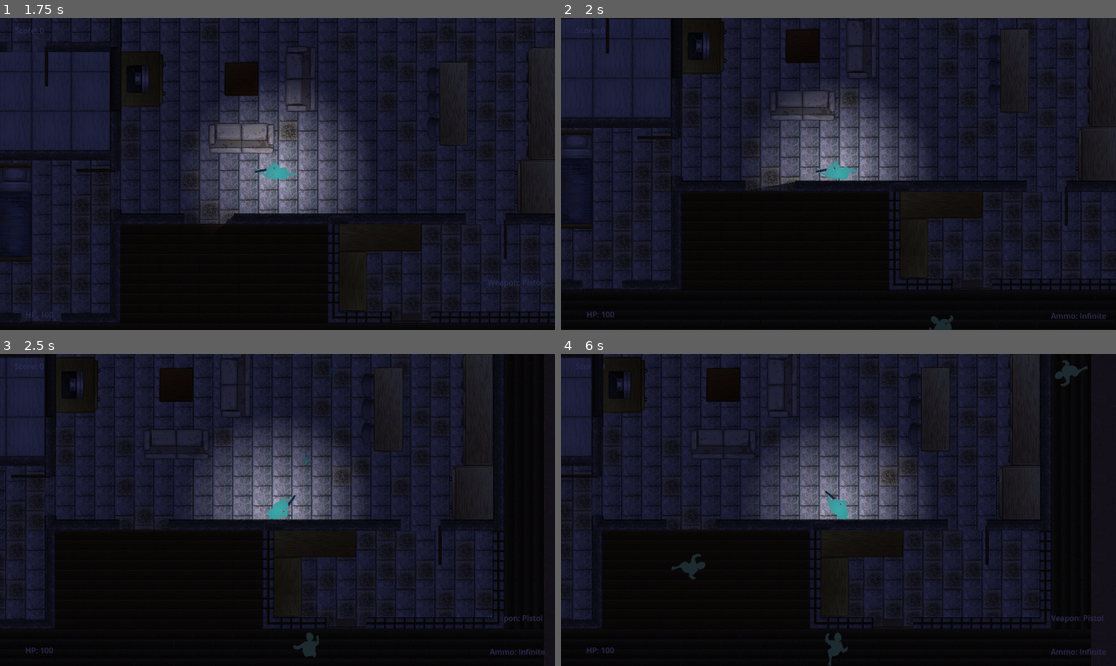
Above: before the commit, frames 1-4 (two rows, left to right).
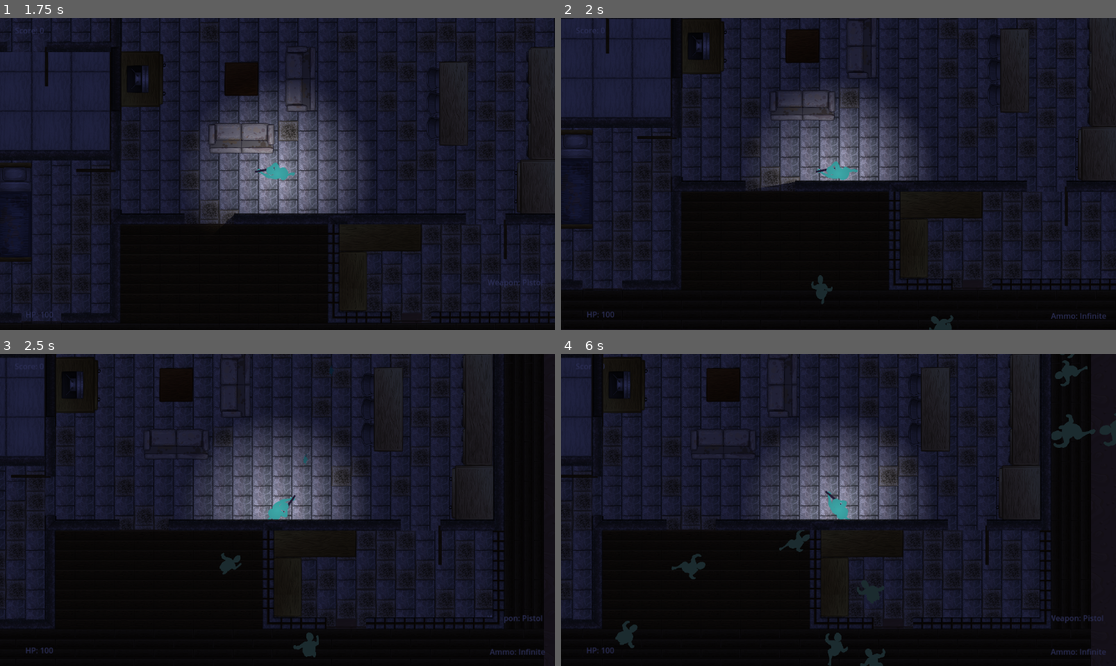
Above: after the commit, the same moments.

Repository: ajaparicio36/infection-invasion
Game: Godot game, scene res://scenes/world.tscn
Same seed, same stepped clock (60 frames per second), same inputs: the game is played once before the commit and once after it.
Inputs (mouse positions are in pixels of both pictures, inside the frame that each line leads up to):
- Up to frame 1 (1.75 s): move the mouse to (399, 158) at 0.52 s; hold D (right) 0.53-1.28 s; hold E (melee) 0.53-1.28 s; tap Enter at 1.25 s; move the mouse to (166, 189) at 1.27 s; hold S (down) from 1.28 s (still down); tap Shift (run) at 1.35 s
- Up to frame 2 (2 s): keep holding S (down)
- Up to frame 3 (2.5 s): move the mouse to (333, 441) at 2.02 s; release S (down) at 2.03 s; press the mouse at (333, 441) at 2.03 s; hold D (right) from 2.03 s (still down)
- Up to frame 4 (6 s): move the mouse to (810, 572) at 2.77 s; release D (right) at 2.78 s; release the mouse at (810, 572) at 2.78 s; hold W (up) 2.78-3.53 s; tap E (melee) at 2.85 s; move the mouse to (1005, 556) at 3.52 s; hold Shift (run) 3.53-4.28 s; hold A (left) 3.53-5.03 s; tap Space at 4.25 s; move the mouse to (672, 463) at 4.27 s; click (672, 463) at 4.35 s; move the mouse to (866, 510) at 5.02 s; hold S (down) 5.03-5.78 s; hold E (melee) 5.03-5.78 s; move the mouse to (755, 432) at 5.77 s; hold D (right) from 5.78 s (still down); tap Shift (run) at 5.85 s

Frame 1 is identical in both runs. In frame 2, 0.1% of the frame differs, in the area x 45-49%, y 82-92%; in frame 3, 0.1%; in frame 4, 0.9%, in the area x 9-100%, y 0-100%.

Commit message:
add zombie attack logic and animation

Diff:
--- a/scenes/enemy.tscn
+++ b/scenes/enemy.tscn
@@ -176,7 +176,7 @@
 }],
 "loop": true,
 "name": &"attack",
-"speed": 5.0
+"speed": 12.0
 }, {
 "frames": [{
 "duration": 1.0,
@@ -244,7 +244,7 @@
 position = Vector2(-33.3332, -16.6666)
 rotation = 1.56881
 sprite_frames = SubResource("SpriteFrames_5yyk1")
-animation = &"attack"
+animation = &"walking"
 
 [node name="Area2D" type="Area2D" parent="." groups=["enemy"]]
 
@@ -259,7 +259,7 @@
 [node name="ZombieDamageArea" type="Area2D" parent="."]
 
 [node name="CollisionShape2D" type="CollisionShape2D" parent="ZombieDamageArea"]
-position = Vector2(-4.16665, -12.4999)
+position = Vector2(-8.3333, -12.4999)
 shape = SubResource("CircleShape2D_wbvhb")
 
 [connection signal="area_entered" from="ZombieDamageArea" to="." method="_on_zombie_damage_area_area_entered"]
--- a/scenes/player.tscn
+++ b/scenes/player.tscn
@@ -285,7 +285,7 @@
 position = Vector2(-1, 3.8147e-06)
 scale = Vector2(0.193926, 0.16258)
 sprite_frames = SubResource("SpriteFrames_dqb30")
-animation = &"idle"
+animation = &"walking"
 
 [node name="Weapon" type="Node2D" parent="."]
 position = Vector2(5, -41)
--- a/scenes/zombie_brute.tscn
+++ b/scenes/zombie_brute.tscn
@@ -1,7 +1,76 @@
-[gd_scene load_steps=18 format=3 uid="uid://nl5rbakxvobu"]
+[gd_scene load_steps=37 format=3 uid="uid://nl5rbakxvobu"]
 
 [ext_resource type="Texture2D" uid="uid://bfhdni5qmgn8i" path="res://assets/zombie-walking.png" id="1_2vtvg"]
 [ext_resource type="Script" path="res://scripts/zombie_brute.gd" id="1_p3tjd"]
+[ext_resource type="Texture2D" uid="uid://beb5ctag88oxs" path="res://assets/zombie-attacking.png" id="2_l330r"]
+
+[sub_resource type="AtlasTexture" id="AtlasTexture_65fdr"]
+atlas = ExtResource("2_l330r")
+region = Rect2(0, 0, 313, 374)
+
+[sub_resource type="AtlasTexture" id="AtlasTexture_ir7x6"]
+atlas = ExtResource("2_l330r")
+region = Rect2(313, 0, 313, 374)
+
+[sub_resource type="AtlasTexture" id="AtlasTexture_ufp3k"]
+atlas = ExtResource("2_l330r")
+region = Rect2(626, 0, 313, 374)
+
+[sub_resource type="AtlasTexture" id="AtlasTexture_dtxgv"]
+atlas = ExtResource("2_l330r")
+region = Rect2(939, 0, 313, 374)
+
+[sub_resource type="AtlasTexture" id="AtlasTexture_1u11x"]
+atlas = ExtResource("2_l330r")
+region = Rect2(1252, 0, 313, 374)
+
+[sub_resource type="AtlasTexture" id="AtlasTexture_3cjhg"]
+atlas = ExtResource("2_l330r")
+region = Rect2(1565, 0, 313, 374)
+
+[sub_resource type="AtlasTexture" id="AtlasTexture_nuskn"]
+atlas = ExtResource("2_l330r")
+region = Rect2(1878, 0, 313, 374)
+
+[sub_resource type="AtlasTexture" id="AtlasTexture_ijuso"]
+atlas = ExtResource("2_l330r")
+region = Rect2(2191, 0, 313, 374)
+
+[sub_resource type="AtlasTexture" id="AtlasTexture_ej263"]
+atlas = ExtResource("2_l330r")
+region = Rect2(2504, 0, 313, 374)
+
+[sub_resource type="AtlasTexture" id="AtlasTexture_7kdvp"]
+atlas = ExtResource("2_l330r")
+region = Rect2(2817, 0, 313, 374)
+
+[sub_resource type="AtlasTexture" id="AtlasTexture_7dbl7"]
+atlas = ExtResource("2_l330r")
+region = Rect2(3130, 0, 313, 374)
+
+[sub_resource type="AtlasTexture" id="AtlasTexture_vwk74"]
+atlas = ExtResource("2_l330r")
+region = Rect2(3443, 0, 313, 374)
+
+[sub_resource type="AtlasTexture" id="AtlasTexture_eck7v"]
+atlas = ExtResource("2_l330r")
+region = Rect2(3756, 0, 313, 374)
+
+[sub_resource type="AtlasTexture" id="AtlasTexture_6xxua"]
+atlas = ExtResource("2_l330r")
+region = Rect2(4069, 0, 313, 374)
+
+[sub_resource type="AtlasTexture" id="AtlasTexture_awjwf"]
+atlas = ExtResource("2_l330r")
+region = Rect2(4382, 0, 313, 374)
+
+[sub_resource type="AtlasTexture" id="AtlasTexture_4q12i"]
+atlas = ExtResource("2_l330r")
+region = Rect2(4695, 0, 313, 374)
+
+[sub_resource type="AtlasTexture" id="AtlasTexture_rai1n"]
+atlas = ExtResource("2_l330r")
+region = Rect2(5008, 0, 313, 374)
 
 [sub_resource type="AtlasTexture" id="AtlasTexture_i0snd"]
 atlas = ExtResource("1_2vtvg")
@@ -53,6 +122,62 @@
 
 [sub_resource type="SpriteFrames" id="SpriteFrames_fxw7v"]
 animations = [{
+"frames": [{
+"duration": 1.0,
+"texture": SubResource("AtlasTexture_65fdr")
+}, {
+"duration": 1.0,
+"texture": SubResource("AtlasTexture_ir7x6")
+}, {
+"duration": 1.0,
+"texture": SubResource("AtlasTexture_ufp3k")
+}, {
+"duration": 1.0,
+"texture": SubResource("AtlasTexture_dtxgv")
+}, {
+"duration": 1.0,
+"texture": SubResource("AtlasTexture_1u11x")
+}, {
+"duration": 1.0,
+"texture": SubResource("AtlasTexture_3cjhg")
+}, {
+"duration": 1.0,
+"texture": SubResource("AtlasTexture_nuskn")
+}, {
+"duration": 1.0,
+"texture": SubResource("AtlasTexture_ijuso")
+}, {
+"duration": 1.0,
+"texture": SubResource("AtlasTexture_ej263")
+}, {
+"duration": 1.0,
+"texture": SubResource("AtlasTexture_7kdvp")
+}, {
+"duration": 1.0,
+"texture": SubResource("AtlasTexture_7dbl7")
+}, {
+"duration": 1.0,
+"texture": SubResource("AtlasTexture_vwk74")
+}, {
+"duration": 1.0,
+"texture": SubResource("AtlasTexture_eck7v")
+}, {
+"duration": 1.0,
+"texture": SubResource("AtlasTexture_6xxua")
+}, {
+"duration": 1.0,
+"texture": SubResource("AtlasTexture_awjwf")
+}, {
+"duration": 1.0,
+"texture": SubResource("AtlasTexture_4q12i")
+}, {
+"duration": 1.0,
+"texture": SubResource("AtlasTexture_rai1n")
+}],
+"loop": true,
+"name": &"attacking",
+"speed": 10.0
+}, {
 "frames": [{
 "duration": 1.0,
 "texture": SubResource("AtlasTexture_i0snd")
@@ -106,6 +231,9 @@
 [sub_resource type="CircleShape2D" id="CircleShape2D_bpnia"]
 radius = 141.912
 
+[sub_resource type="CircleShape2D" id="CircleShape2D_p6crw"]
+radius = 9.56628
+
 [node name="zombie_brute" type="CharacterBody2D"]
 rotation = 0.0337773
 scale = Vector2(0.318419, 0.318419)
@@ -126,3 +254,13 @@
 [node name="CollisionShape2D" type="CollisionShape2D" parent="."]
 position = Vector2(16.3934, 5.76262)
 shape = SubResource("CircleShape2D_bpnia")
+
+[node name="BruteDamageArea" type="Area2D" parent="."]
+position = Vector2(16.1179, 12.0246)
+scale = Vector2(17.8126, 17.8126)
+
+[node name="CollisionShape2D" type="CollisionShape2D" parent="BruteDamageArea"]
+scale = Vector2(1.01433, 1.01433)
+shape = SubResource("CircleShape2D_p6crw")
+
+[connection signal="area_entered" from="BruteDamageArea" to="." method="_on_brute_damage_area_area_entered"]
--- a/scenes/zombie_sprinter.tscn
+++ b/scenes/zombie_sprinter.tscn
@@ -1,7 +1,76 @@
-[gd_scene load_steps=18 format=3 uid="uid://c2n8uo3dmlyup"]
+[gd_scene load_steps=37 format=3 uid="uid://c2n8uo3dmlyup"]
 
 [ext_resource type="Texture2D" uid="uid://bfhdni5qmgn8i" path="res://assets/zombie-walking.png" id="1_a8v53"]
 [ext_resource type="Script" path="res://scripts/zombie_runner.gd" id="1_autq3"]
+[ext_resource type="Texture2D" uid="uid://beb5ctag88oxs" path="res://assets/zombie-attacking.png" id="2_wcvnk"]
+
+[sub_resource type="AtlasTexture" id="AtlasTexture_fr4h6"]
+atlas = ExtResource("2_wcvnk")
+region = Rect2(0, 0, 313, 374)
+
+[sub_resource type="AtlasTexture" id="AtlasTexture_2h0wm"]
+atlas = ExtResource("2_wcvnk")
+region = Rect2(313, 0, 313, 374)
+
+[sub_resource type="AtlasTexture" id="AtlasTexture_mvqhy"]
+atlas = ExtResource("2_wcvnk")
+region = Rect2(626, 0, 313, 374)
+
+[sub_resource type="AtlasTexture" id="AtlasTexture_jprrk"]
+atlas = ExtResource("2_wcvnk")
+region = Rect2(939, 0, 313, 374)
+
+[sub_resource type="AtlasTexture" id="AtlasTexture_2eogf"]
+atlas = ExtResource("2_wcvnk")
+region = Rect2(1252, 0, 313, 374)
+
+[sub_resource type="AtlasTexture" id="AtlasTexture_pi2xy"]
+atlas = ExtResource("2_wcvnk")
+region = Rect2(1565, 0, 313, 374)
+
+[sub_resource type="AtlasTexture" id="AtlasTexture_i5poq"]
+atlas = ExtResource("2_wcvnk")
+region = Rect2(1878, 0, 313, 374)
+
+[sub_resource type="AtlasTexture" id="AtlasTexture_iyrjg"]
+atlas = ExtResource("2_wcvnk")
+region = Rect2(2191, 0, 313, 374)
+
+[sub_resource type="AtlasTexture" id="AtlasTexture_jxkre"]
+atlas = ExtResource("2_wcvnk")
+region = Rect2(2504, 0, 313, 374)
+
+[sub_resource type="AtlasTexture" id="AtlasTexture_x3rhj"]
+atlas = ExtResource("2_wcvnk")
+region = Rect2(2817, 0, 313, 374)
+
+[sub_resource type="AtlasTexture" id="AtlasTexture_80nrx"]
+atlas = ExtResource("2_wcvnk")
+region = Rect2(3130, 0, 313, 374)
+
+[sub_resource type="AtlasTexture" id="AtlasTexture_a28bx"]
+atlas = ExtResource("2_wcvnk")
+region = Rect2(3443, 0, 313, 374)
+
+[sub_resource type="AtlasTexture" id="AtlasTexture_ne1e1"]
+atlas = ExtResource("2_wcvnk")
+region = Rect2(3756, 0, 313, 374)
+
+[sub_resource type="AtlasTexture" id="AtlasTexture_yc4eo"]
+atlas = ExtResource("2_wcvnk")
+region = Rect2(4069, 0, 313, 374)
+
+[sub_resource type="AtlasTexture" id="AtlasTexture_uie8b"]
+atlas = ExtResource("2_wcvnk")
+region = Rect2(4382, 0, 313, 374)
+
+[sub_resource type="AtlasTexture" id="AtlasTexture_vgitv"]
+atlas = ExtResource("2_wcvnk")
+region = Rect2(4695, 0, 313, 374)
+
+[sub_resource type="AtlasTexture" id="AtlasTexture_y3g2d"]
+atlas = ExtResource("2_wcvnk")
+region = Rect2(5008, 0, 313, 374)
 
 [sub_resource type="AtlasTexture" id="AtlasTexture_2ev1u"]
 atlas = ExtResource("1_a8v53")
@@ -53,6 +122,62 @@
 
 [sub_resource type="SpriteFrames" id="SpriteFrames_nd86i"]
 animations = [{
+"frames": [{
+"duration": 1.0,
+"texture": SubResource("AtlasTexture_fr4h6")
+}, {
+"duration": 1.0,
+"texture": SubResource("AtlasTexture_2h0wm")
+}, {
+"duration": 1.0,
+"texture": SubResource("AtlasTexture_mvqhy")
+}, {
+"duration": 1.0,
+"texture": SubResource("AtlasTexture_jprrk")
+}, {
+"duration": 1.0,
+"texture": SubResource("AtlasTexture_2eogf")
+}, {
+"duration": 1.0,
+"texture": SubResource("AtlasTexture_pi2xy")
+}, {
+"duration": 1.0,
+"texture": SubResource("AtlasTexture_i5poq")
+}, {
+"duration": 1.0,
+"texture": SubResource("AtlasTexture_iyrjg")
+}, {
+"duration": 1.0,
+"texture": SubResource("AtlasTexture_jxkre")
+}, {
+"duration": 1.0,
+"texture": SubResource("AtlasTexture_x3rhj")
+}, {
+"duration": 1.0,
+"texture": SubResource("AtlasTexture_80nrx")
+}, {
+"duration": 1.0,
+"texture": SubResource("AtlasTexture_a28bx")
+}, {
+"duration": 1.0,
+"texture": SubResource("AtlasTexture_ne1e1")
+}, {
+"duration": 1.0,
+"texture": SubResource("AtlasTexture_yc4eo")
+}, {
+"duration": 1.0,
+"texture": SubResource("AtlasTexture_uie8b")
+}, {
+"duration": 1.0,
+"texture": SubResource("AtlasTexture_vgitv")
+}, {
+"duration": 1.0,
+"texture": SubResource("AtlasTexture_y3g2d")
+}],
+"loop": true,
+"name": &"attacking",
+"speed": 5.0
+}, {
 "frames": [{
 "duration": 1.0,
 "texture": SubResource("AtlasTexture_2ev1u")
@@ -106,6 +231,9 @@
 [sub_resource type="CircleShape2D" id="CircleShape2D_v3405"]
 radius = 32.0156
 
+[sub_resource type="CircleShape2D" id="CircleShape2D_aqkvx"]
+radius = 38.0
+
 [node name="zombie_sprinter" type="CharacterBody2D"]
 scale = Vector2(1, 0.8)
 script = ExtResource("1_autq3")
@@ -114,7 +242,7 @@
 rotation = 1.57053
 scale = Vector2(0.24, 0.24)
 sprite_frames = SubResource("SpriteFrames_nd86i")
-animation = &"walking"
+animation = &"attacking"
 
 [node name="Area2D" type="Area2D" parent="." groups=["enemy"]]
 
@@ -125,3 +253,12 @@
 [node name="CollisionShape2D" type="CollisionShape2D" parent="."]
 position = Vector2(6, 0)
 shape = SubResource("CircleShape2D_v3405")
+
+[node name="SprinterDamageArea" type="Area2D" parent="."]
+scale = Vector2(1.04, 1.04)
+
+[node name="CollisionShape2D" type="CollisionShape2D" parent="SprinterDamageArea"]
+position = Vector2(6, 1.25)
+shape = SubResource("CircleShape2D_aqkvx")
+
+[connection signal="area_entered" from="SprinterDamageArea" to="." method="_on_sprinter_damage_area_area_entered"]
--- a/scripts/enemy.gd
+++ b/scripts/enemy.gd
@@ -15,6 +15,7 @@
 signal add_score(amount)
 
 func _ready():
+	is_dealing_damage = false
 	add_to_group("enemy")
 	enemy_id = get_instance_id()
 	print("Enemy " + str(enemy_id) + " spawned with " + str(hp) + " HP")
@@ -50,7 +51,7 @@
 	else:
 		print("Warning: Mismatched enemy ID. Expected " + str(enemy_id) + ", got " + str(hit_enemy_id))
 
-func _process(delta):
+func _process(_delta):
 	Globals.zombieDamageAmount = damage_to_deal
 	Globals.zombieDamageZone = $ZombieDamageArea
 
@@ -65,19 +66,21 @@
 			var direction = (player_pos - global_position).normalized()
 			velocity = direction * SPEED
 
-			if velocity != Vector2.ZERO:
+			if velocity != Vector2.ZERO and !is_dealing_damage:
 				animated_sprite.play("walking")
 			elif is_dealing_damage:
 				velocity = Vector2.ZERO
 				animated_sprite.play("attack")
+				await get_tree().create_timer(1.0).timeout
+				animated_sprite.play("walking")
+				velocity = direction * SPEED
 		move_and_slide()
 	else:
 		await get_tree().create_timer(2.0).timeout
 		animated_sprite.play("idle")
 
-
-
 func _on_zombie_damage_area_area_entered(area):
 	if area == Globals.playerHitbox:
 		is_dealing_damage = true
 		await get_tree().create_timer(1.0).timeout
+		is_dealing_damage = false
--- a/scripts/globals.gd
+++ b/scripts/globals.gd
@@ -9,3 +9,9 @@
 
 var zombieDamageZone: Area2D
 var zombieDamageAmount: int
+
+var bruteDamageZone: Area2D
+var bruteDamageAmount: int
+
+var sprinterDamageZone: Area2D
+var sprinterDamageAmount: int
--- a/scripts/player.gd
+++ b/scripts/player.gd
@@ -52,6 +52,9 @@
 		var hitbox = hitbox_areas.front()
 		if hitbox.get_parent() is zombie:
 			damage = Globals.zombieDamageAmount
+		elif hitbox.get_parent() is zombie_brute:
+			damage = Globals.bruteDamageAmount
+
 
 	if can_take_damage:
 		take_damage(damage)
--- a/scripts/world.gd
+++ b/scripts/world.gd
@@ -25,7 +25,7 @@
 
 	get_tree().connect("node_added", Callable(self, "_on_node_added"))
 
-	current_wave = 0
+	current_wave = 3
 	Globals.current_wave = current_wave
 	starting_nodes = get_child_count()
 	current_nodes = get_child_count()
--- a/scripts/zombie_brute.gd
+++ b/scripts/zombie_brute.gd
@@ -1,16 +1,21 @@
 extends CharacterBody2D
+
+class_name zombie_brute
 
 const SPEED = 60
 var hp = 150
 var enemy_id: int
 var can_attack = true
 var attack_timer = Timer.new()
+var damage_to_deal = 25
+var is_dealing_damage: bool
 @onready var animated_sprite = $AnimatedSprite2D
 
 signal get_damage(enemy_id: int, current_hp: int)
 signal add_score(amount)
 
 func _ready():
+	is_dealing_damage = false
 	add_child(attack_timer)
 	attack_timer.connect("timeout", Callable(self, "_on_attack_timer_timeout"))
 	attack_timer.set_one_shot(true)
@@ -43,19 +48,35 @@
 		print("Warning: Mismatched enemy ID. Expected " + str(enemy_id) + ", got " + str(hit_enemy_id))
 
 func _process(_delta):
-	if hp > 0:
+	Globals.bruteDamageAmount = damage_to_deal
+	Globals.bruteDamageZone = $BruteDamageArea
+
+	if hp > 0 and Globals.playerAlive:
 		look_at(Globals.player_pos)
 
 func _physics_process(_delta: float) -> void:
-	if hp > 0:
-		rotate(PI/2)
-		var player_pos = Globals.player_pos
-		var direction = (player_pos - global_position).normalized()
-		velocity = direction * SPEED
+	if Globals.playerAlive:
+		if hp > 0:
+			rotate(PI/2)
+			var player_pos = Globals.player_pos
+			var direction = (player_pos - global_position).normalized()
+			velocity = direction * SPEED
 
-		if velocity != Vector2.ZERO:
-			animated_sprite.play("walking")
-		else:
-			animated_sprite.play("idle")
+			if velocity != Vector2.ZERO and !is_dealing_damage:
+				animated_sprite.play("walking")
+			elif is_dealing_damage:
+				velocity = Vector2.ZERO
+				animated_sprite.play("attacking")
+				await get_tree().create_timer(1.0).timeout
+				animated_sprite.play("walking")
+				velocity = direction * SPEED
+		move_and_slide()
+	else:
+		await get_tree().create_timer(2.0).timeout
+		animated_sprite.play("idle")
 
-		move_and_slide()
+func _on_brute_damage_area_area_entered(area):
+	if area == Globals.playerHitbox:
+		is_dealing_damage = true
+		await get_tree().create_timer(1.0).timeout
+		is_dealing_damage = false
--- a/scripts/zombie_runner.gd
+++ b/scripts/zombie_runner.gd
@@ -1,28 +1,48 @@
 extends CharacterBody2D
+
+class_name zombie_sprinter
 
 const speed = 310
 var hp = 50
 var enemy_id: int
+var damage_to_deal = 15
+var is_dealing_damage: bool
 
 @onready var animated_sprite = $AnimatedSprite2D
 
 func _ready():
-	pass
+	is_dealing_damage = false
 
 func _process(_delta):
+	Globals.sprinterDamageAmount = damage_to_deal
+	Globals.sprinterDamageZone = $SprinterDamageArea
+
 	if hp > 0:
 		look_at(Globals.player_pos)
 
 func _physics_process(_delta: float) -> void:
-	if hp > 0:
-		rotate(PI/2)
-		var player_pos = Globals.player_pos
-		var direction = (player_pos - global_position).normalized()
-		velocity = direction * speed
+	if Globals.playerAlive:
+		if hp > 0:
+			rotate(PI/2)
+			var player_pos = Globals.player_pos
+			var direction = (player_pos - global_position).normalized()
+			velocity = direction * speed
 
-		if velocity != Vector2.ZERO:
-			animated_sprite.play("walking")
-		else:
-			animated_sprite.play("idle")
+			if velocity != Vector2.ZERO and !is_dealing_damage:
+				animated_sprite.play("walking")
+			elif is_dealing_damage:
+				velocity = Vector2.ZERO
+				animated_sprite.play("attacking")
+				await get_tree().create_timer(1.0).timeout
+				animated_sprite.play("walking")
+				velocity = direction * speed
+		move_and_slide()
+	else:
+		await get_tree().create_timer(2.0).timeout
+		animated_sprite.play("idle")
 
-		move_and_slide()
+func _on_sprinter_damage_area_area_entered(area):
+	if area == Globals.playerHitbox:
+		is_dealing_damage = true
+		await get_tree().create_timer(1.0).timeout
+		is_dealing_damage = false
